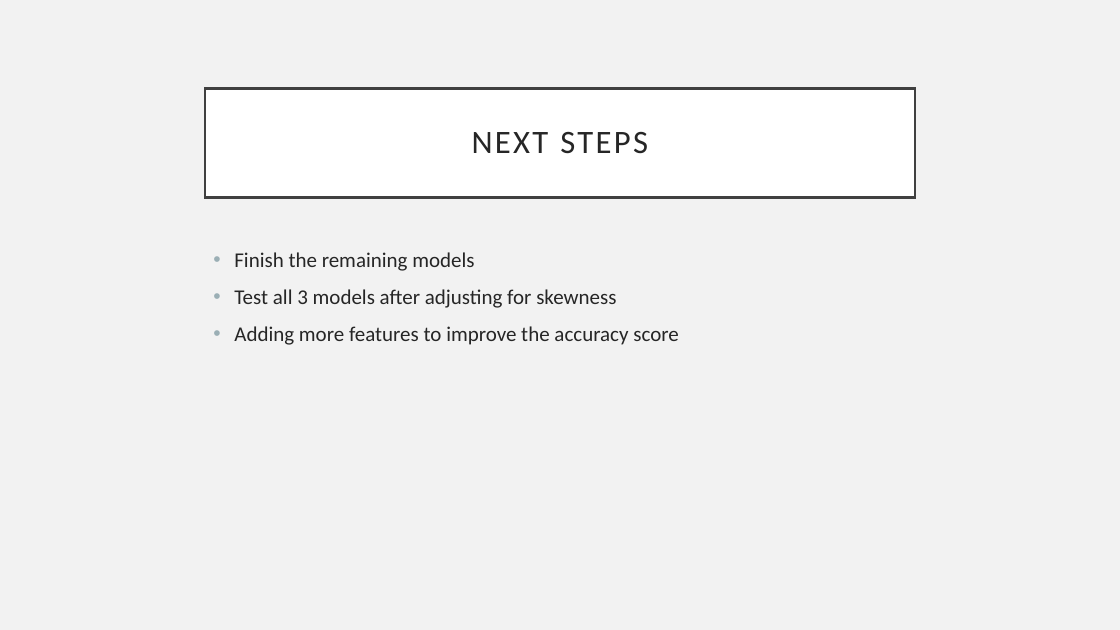
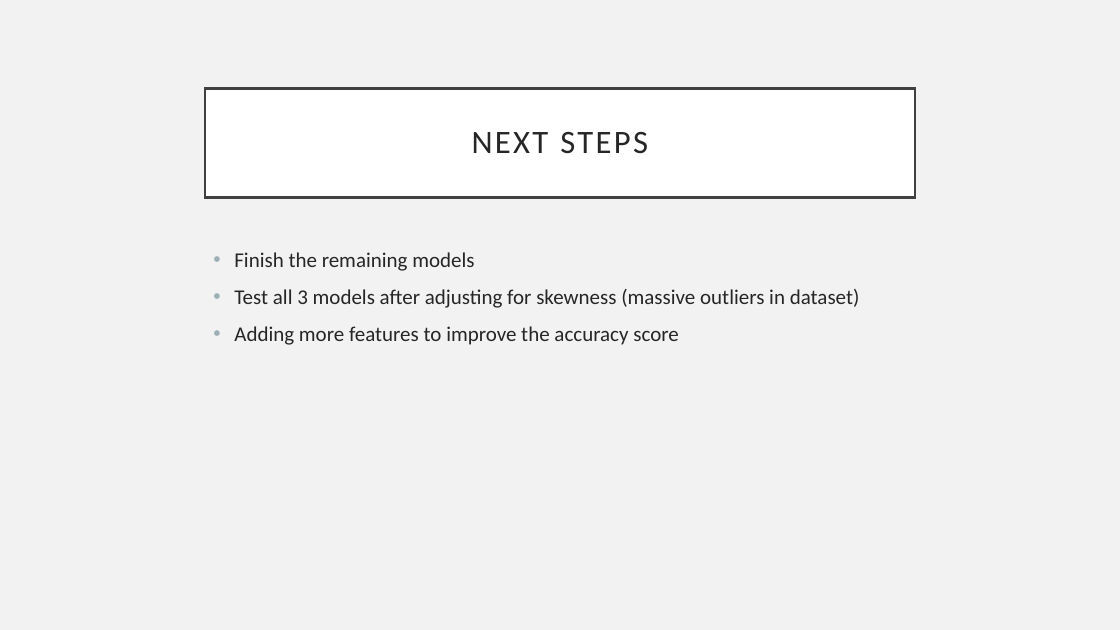
Before and after one commit to uaayub/MarketValuesSoccer, a slide deck: slide 9 of CSC382 Project Presentation.pptx (slide 6 before the commit). Drawn at 1120x630 pixels with LibreOffice and Linux fonts; fonts in the diff are those of the drawing. Boxes give left, top, right and bottom in pixels: in the first picture for what was removed or moved away, otherwise in the second. Text is boxed around its words. In the diff, an @@ line names an element or a change of style, - is before the commit and + after.

```diff
--- a/CSC382 Project Presentation.pptx
+++ b/CSC382 Project Presentation.pptx
@@ text at [234,289,860,308]: text changed @@
-• Test all 3 models after adjusting for skewness
+• Test all 3 models after adjusting for skewness (massive outliers in dataset)
```
Also in this commit, not shown: 3 other slides changed, 3 slides added.
